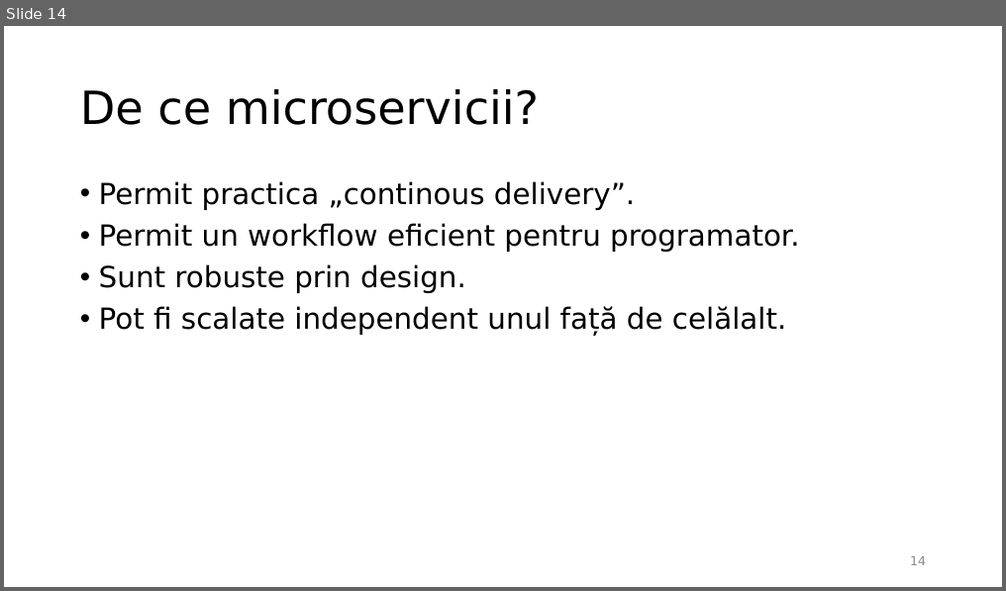
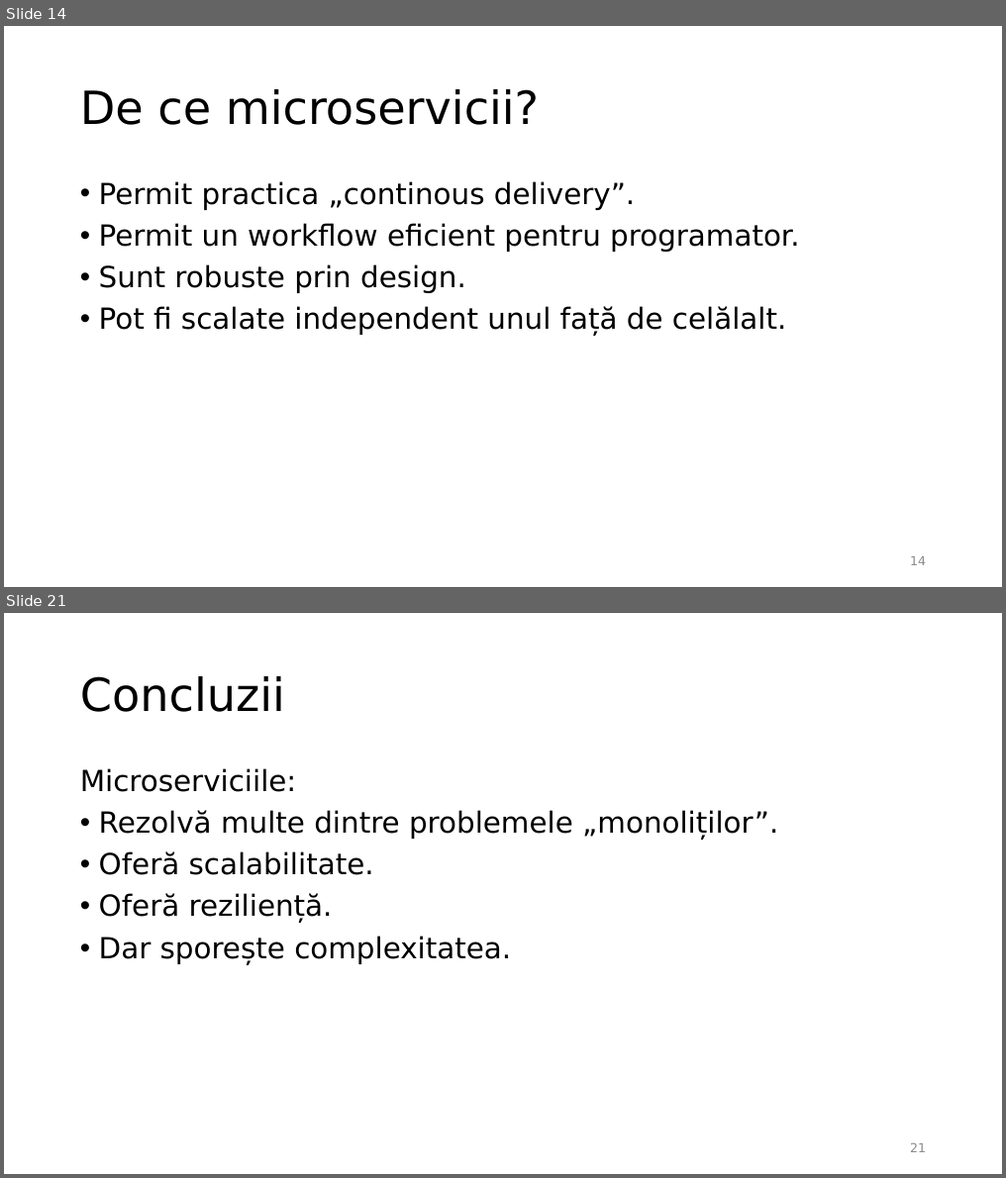
Before and after one commit to radu-solca/Venture, a slide deck: Venture.pptx. Shown one above the other, each under a label of ours: slide 14 before the commit, slides 14 and 21 after it; the slides between them are not shown. The pictures are 1006x591 and 1006x1178 pixels, drawn with LibreOffice and Linux fonts; fonts in the diff are those of the drawing. Boxes give left, top, right and bottom in pixels: in the first picture for what was removed or moved away, otherwise in the second. Text is boxed around its words. In the diff, an @@ line names an element or a change of style, - is before the commit and + after.

```diff
--- a/Venture.pptx
+++ b/Venture.pptx
@@ slide 21 added at [4,613,1002,1174], background #FFFFFF @@
@@ title added at [80,676,285,712], 44 pt, text #000000 @@
+Concluzii
@@ text added at [80,768,778,964], 28 pt, text #000000 @@
+Microserviciile:
+• Rezolvă multe dintre problemele „monoliților”.
+• Oferă scalabilitate.
+• Oferă reziliență.
+• Dar sporește complexitatea.
@@ page number added at [910,1144,926,1153], 12 pt, text #8C8C8C @@
+21
```
Also in this commit, not shown: 1 slide changed, 6 other slides added, 3 slides removed, 2 other files.
